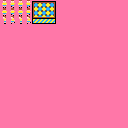
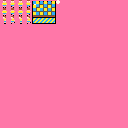
Before/after of a (128, 128) layered artwork. What changed in the layer stack:
painted on "Layer 1" over [33, 0, 60, 19]
removed layer "Layer 0" over [33, 0, 60, 19]
